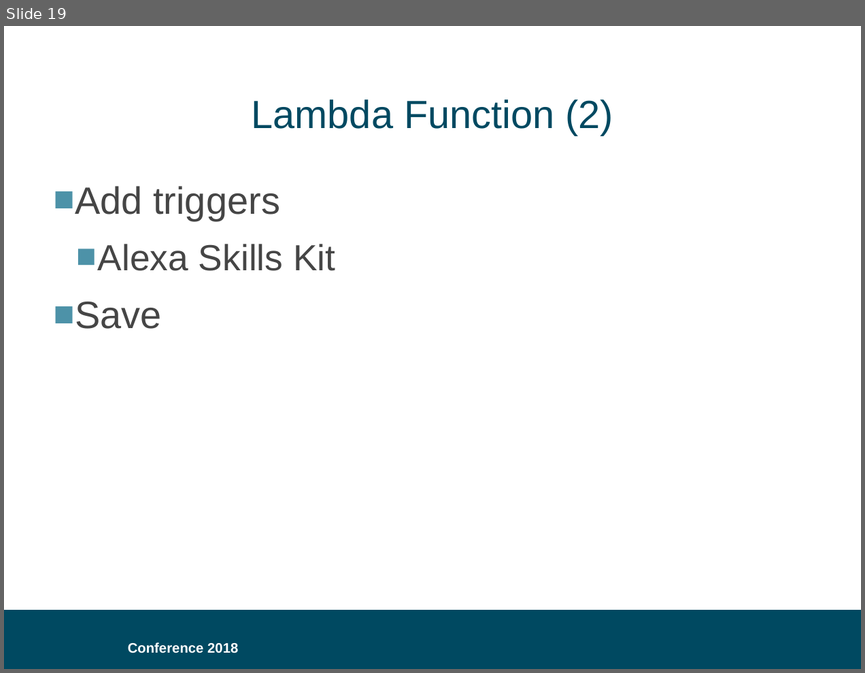
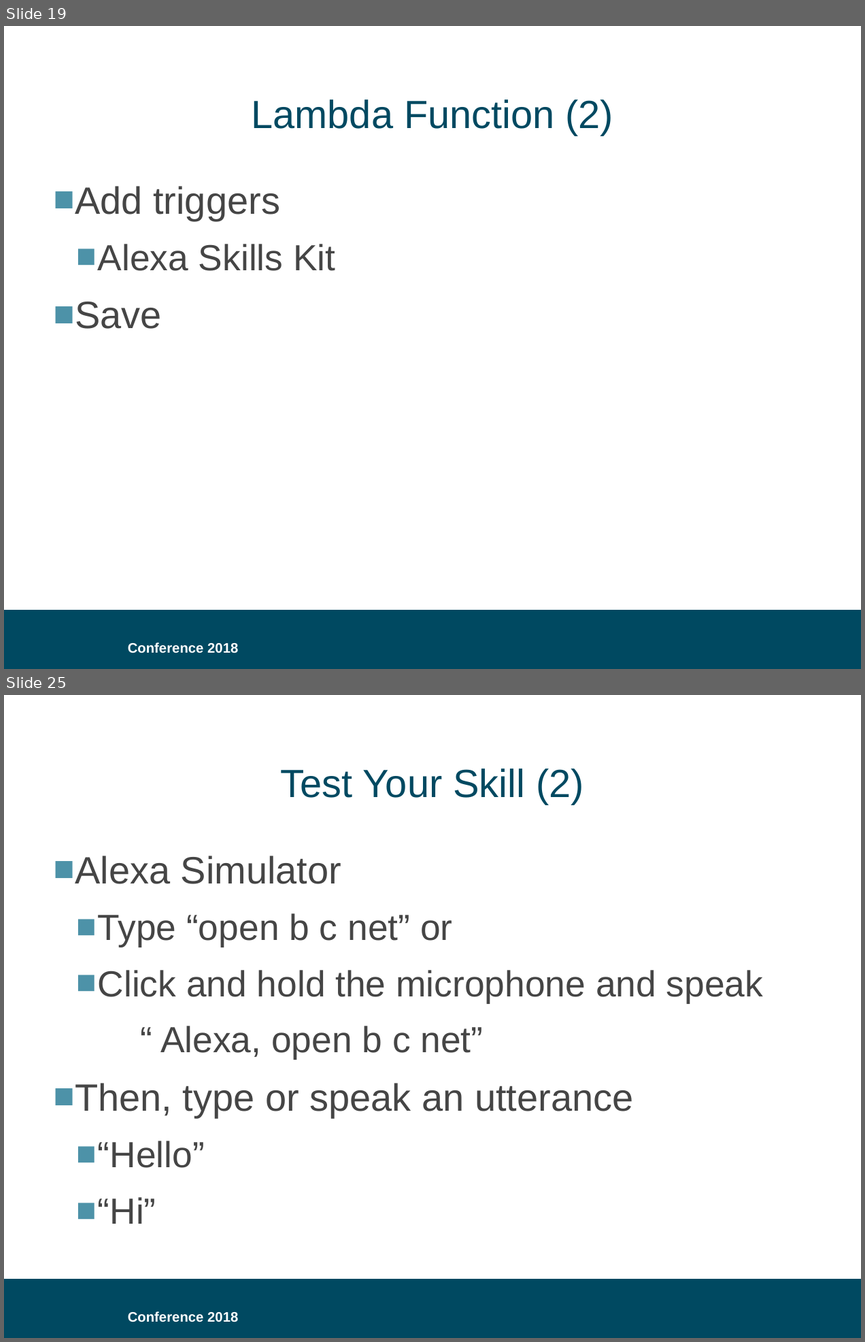
Before and after one commit to bklug/introductory-alexa-workshop, a slide deck: build-an-alexa-skill-for.pptx. Shown one above the other, each under a label of ours: slide 19 before the commit, slides 19 and 25 after it; the slides between them are not shown. The pictures are 865x673 and 865x1342 pixels, drawn with LibreOffice and Linux fonts; fonts in the diff are those of the drawing; background and template pictures are left out. Boxes give left, top, right and bottom in pixels: in the first picture for what was removed or moved away, otherwise in the second. Text is boxed around its words. In the diff, an @@ line names an element or a change of style, - is before the commit and + after.

```diff
--- a/build-an-alexa-skill-for.pptx
+++ b/build-an-alexa-skill-for.pptx
@@ slide 25 added at [4, 695, 861, 1338], background #FFFFFF; not listed: 2 template elements that a slide beside it also shows @@
@@ title added at [281, 768, 584, 804], 33 pt, text #004961 @@
+Test Your Skill (2)
@@ text added at [75, 855, 763, 1223], 30.5 pt, text #454545 @@
+■ Alexa Simulator
+  ■ Type “open b c net” or
+  ■ Click and hold the microphone and speak
+  “ Alexa, open b c net”
+■ Then, type or speak an utterance
+  ■ “Hello”
+  ■ “Hi”
```
Also in this commit, not shown: 7 other slides added.
